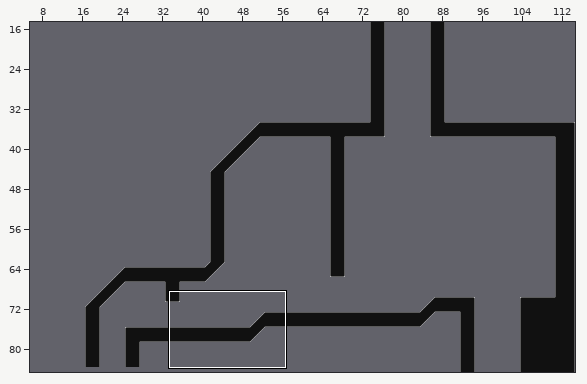
One commit to this Tiled map: core/assets/Maps/wreck2.tmx. Above, an overview of the earlier version with the close-up marked.
Close-up. The starting point:
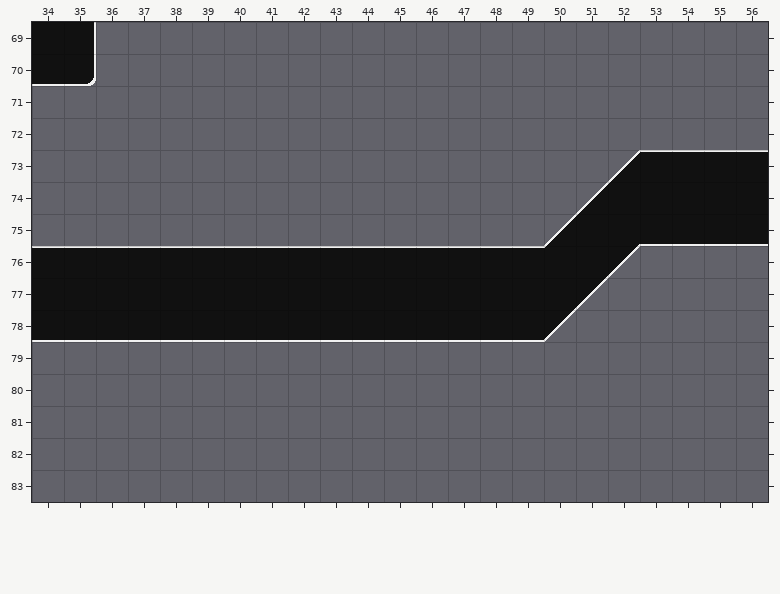
Cells are 32x32 px. Shown: x 34..56, y 69..83. The commit also changed other parts of the map, which this record leaves out. The old version is drawn lined up with the new one.
The result:
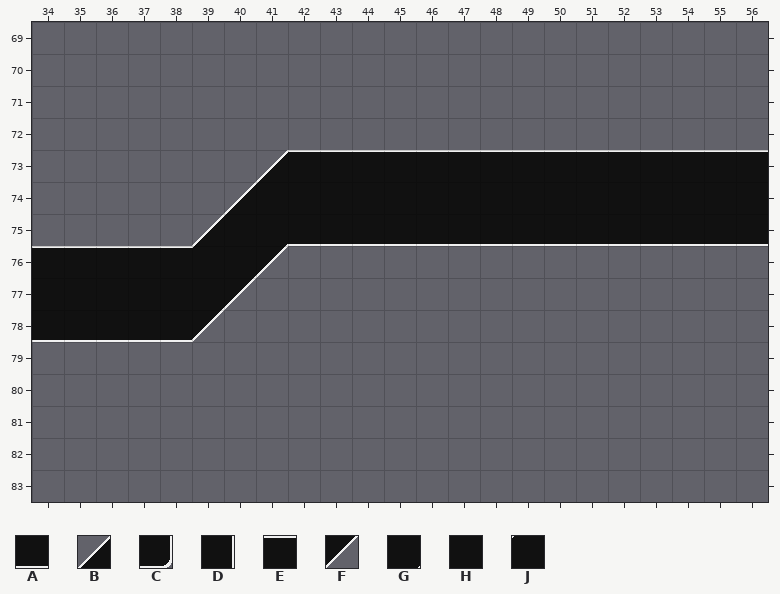
Key: from "tileset_0": A 2, B 4, C 7, D 8, E 9, F 11, G 12, H 14, J 19.
_ is an empty cell.
From old to new:
map size 110x95 -> 120x95 cells (old content now starts at 10,0; both pictures use the new coordinates)
Layer "Tile Layer 1":
y 69: x 34..35 HD -> __
y 70: x 34..35 AC -> __
y 73: x 41..52 ___________B -> BEEEEEEEEEEE
y 74: x 40..51 ___________B -> BJHHHHHHHHHH
y 75: x 39..52 ___________BJG -> BJGAAAAAAAAAAA
y 76: x 39..52 EEEEEEEEEEEJGF -> JGF___________
y 77: x 40..51 HHHHHHHHHHGF -> F___________
y 78: x 39..50 AAAAAAAAAAAF -> F___________
Boxes around the changes in both close-ups, in picture pixels (x1, y1, x2, y2):
removed: (32, 22, 96, 86)
changed: (192, 150, 640, 342)
